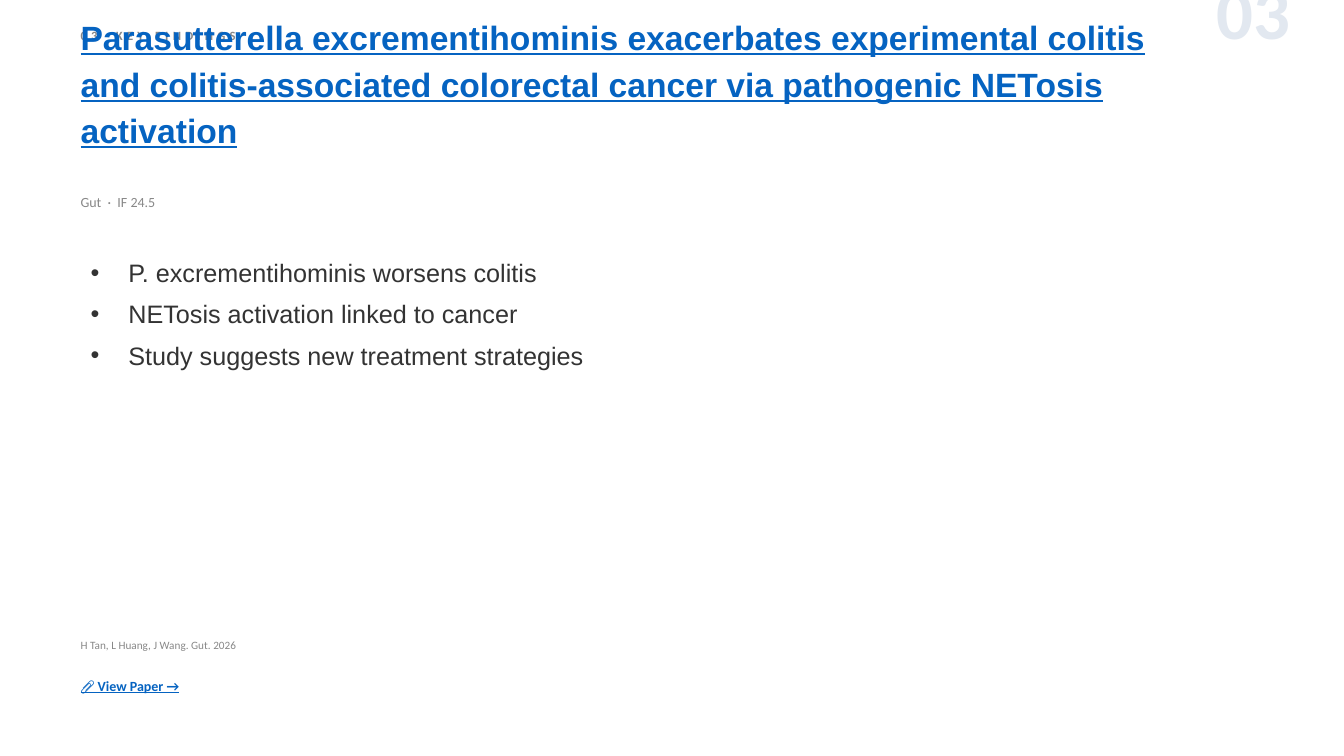
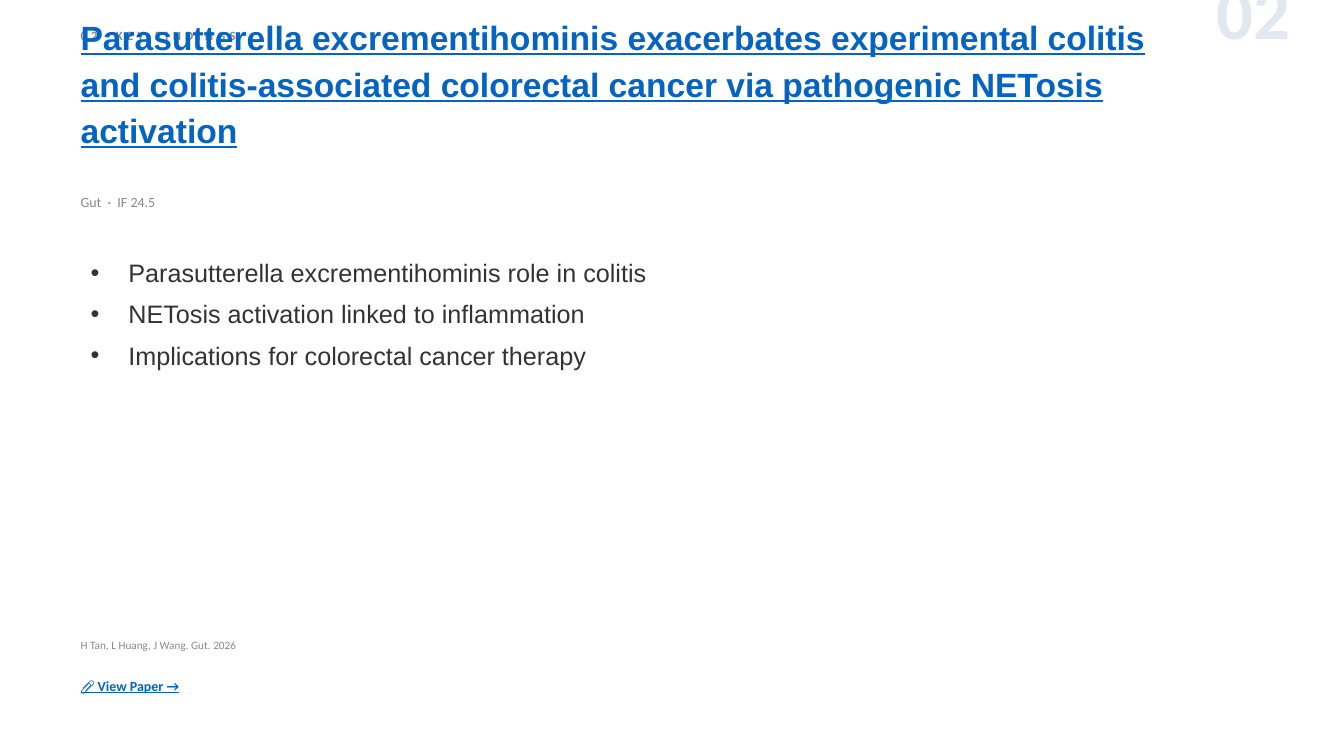
Before and after one commit to jejenhu-maker/colorectal-weekly-digest, a slide deck: slide 4 of docs/digest-en.pptx (slide 5 before the commit). Drawn at 1344x756 pixels with LibreOffice and Linux fonts; fonts in the diff are those of the drawing. Boxes give left, top, right and bottom in pixels: in the first picture for what was removed or moved away, otherwise in the second. Text is boxed around its words. In the diff, an @@ line names an element or a change of style, - is before the commit and + after.

```diff
--- a/docs/digest-en.pptx
+++ b/docs/digest-en.pptx
@@ text at <box>1008,10,1291,10</box>: text changed @@
-03
+02
@@ text at <box>128,263,646,370</box>: text changed @@
-• P. excrementihominis worsens colitis
-• NETosis activation linked to cancer
-• Study suggests new treatment strategies
+• Parasutterella excrementihominis role in colitis
+• NETosis activation linked to inflammation
+• Implications for colorectal cancer therapy
```
Also in this commit, not shown: 9 other slides changed, 4 slides added, 4 slides removed, 2 other files.
